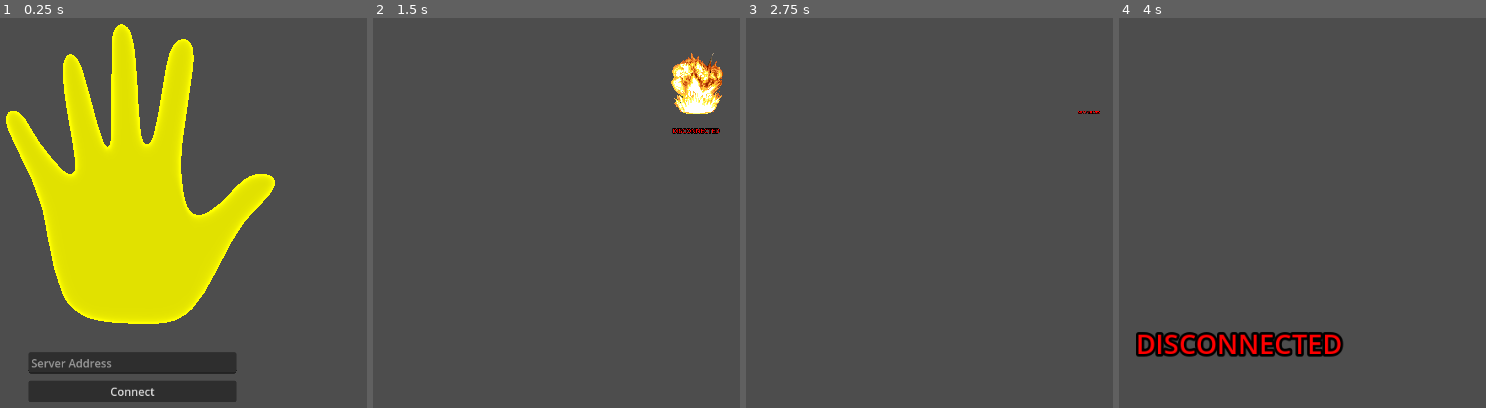
Above: before the commit, frames 1-4 (left to right).
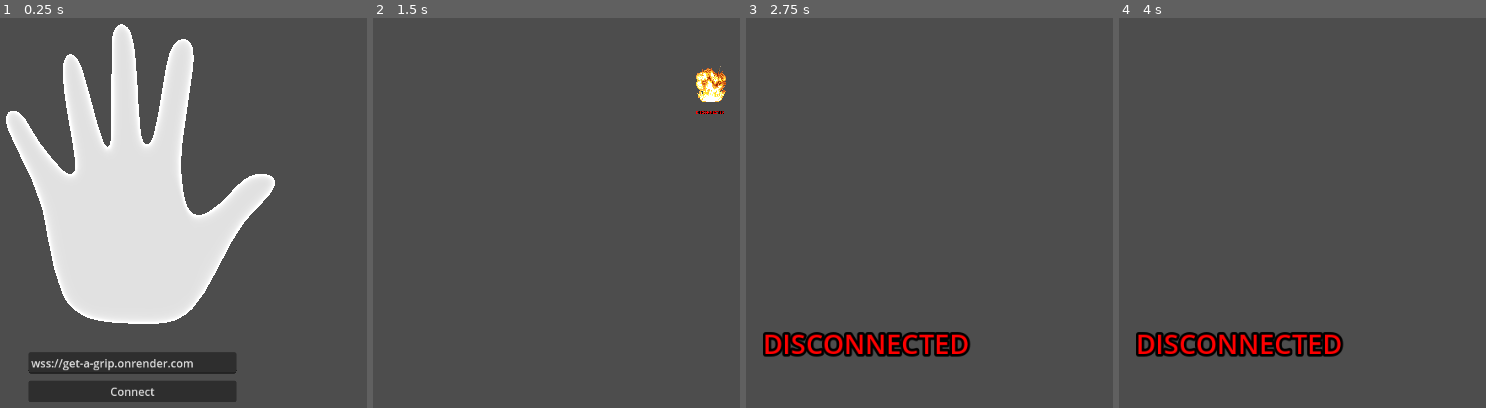
Above: after the commit, the same moments.

Repository: sechols223/Get-a-Grip
Game: Godot game, scene res://main.tscn
Two runs of this game, one before a commit and one after it. Both use one fixed random seed, a clock stepped at 60 frames per second and the inputs below.
Inputs:
- Up to frame 1 (0.25 s): no input
- Up to frame 2 (1.5 s): tap Enter at 0.5 s; hold Right (ui_right) 0.53-1.25 s; click "Connect" at 1.25 s
- Up to frame 3 (2.75 s): hold Down (ui_down) from 2.03 s (still down)
- Up to frame 4 (4 s): tap Space at 2.75 s; release Down (ui_down) at 2.78 s; hold Right (ui_right) 2.78-3.53 s; hold Up (ui_up) from 3.53 s (still down)

The runs differ from the first frame. In frame 1, 27% of the frame differs, in the area x 1-75%, y 1-91%; in frame 2, 1.8%; in frame 3, 3.2%; in frame 4, nothing differs.

Commit message:
virtual hand part 2

Diff:
--- a/Get-a-Grip-Virtual-Hand/controllable_hand.tscn
+++ b/Get-a-Grip-Virtual-Hand/controllable_hand.tscn
@@ -4,7 +4,6 @@
 [ext_resource type="Script" path="res://controllable_hand.gd" id="2_pq28a"]
 
 [sub_resource type="StandardMaterial3D" id="StandardMaterial3D_jtagu"]
-albedo_color = Color(1, 1, 0, 1)
 metallic = 1.0
 emission = Color(1, 1, 1, 1)
 grow_amount = -0.01
--- a/Get-a-Grip-Virtual-Hand/main.gd
+++ b/Get-a-Grip-Virtual-Hand/main.gd
@@ -51,8 +51,8 @@
 
 func _on_server_address_form_submitted(server_address: String):
 	var tween = create_tween().set_parallel()
-	tween.tween_property(camera_3d, "transform", close_camera_pos.transform, 2)
-	tween.tween_property(camera_3d, "fov", 70, 2)
+	tween.tween_property(camera_3d, "transform", close_camera_pos.transform, 1)
+	tween.tween_property(camera_3d, "fov", 70, 1)
 	tween.tween_property(directional_light_3d, "rotation:x", -PI/4, 3)
 	server_address_form.hide()
 	socket.connect_to_url(server_address)
--- a/Get-a-Grip-Virtual-Hand/main.tscn
+++ b/Get-a-Grip-Virtual-Hand/main.tscn
@@ -12,7 +12,7 @@
 script = ExtResource("1_r1y0r")
 
 [node name="ControllableHand" parent="." instance=ExtResource("1_axdhj")]
-finger_move_speed = 2.0
+finger_move_speed = 5.0
 
 [node name="Camera3D" type="Camera3D" parent="."]
 transform = Transform3D(1, 0, 0, 0, 1, 0, 0, 0, 1, 0, 0, 30)
@@ -23,6 +23,7 @@
 light_angular_distance = 80.0
 
 [node name="ServerAddressForm" parent="." instance=ExtResource("2_jsddy")]
+default_server_address = "wss://get-a-grip.onrender.com"
 
 [node name="FarCameraPos" type="Marker3D" parent="."]
 transform = Transform3D(1, 0, 0, 0, 1, 0, 0, 0, 1, 0, 0, 30)
